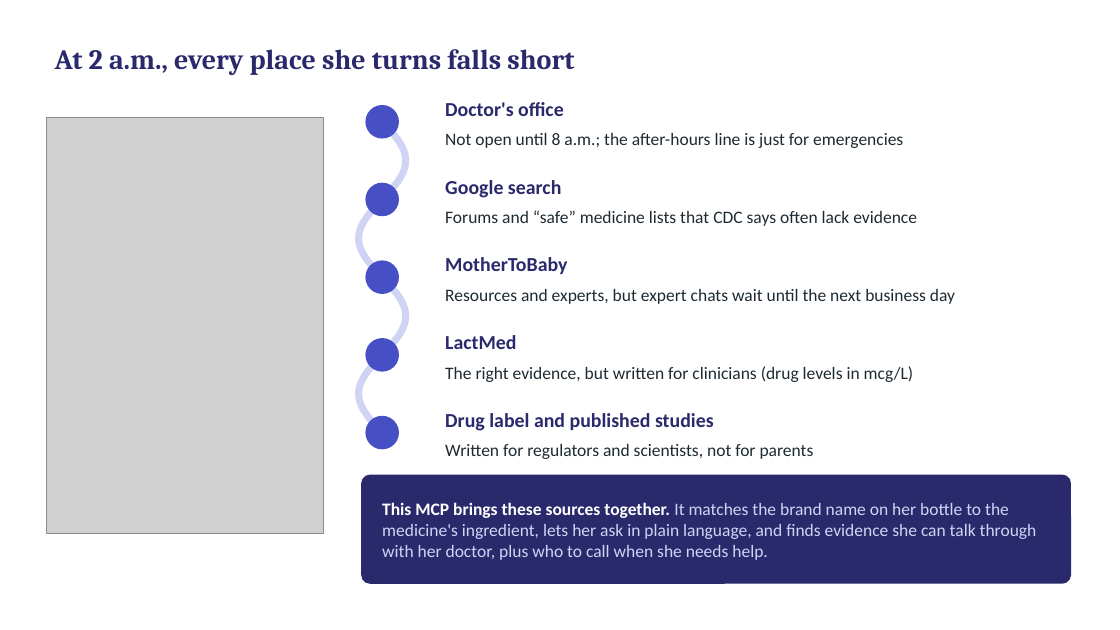
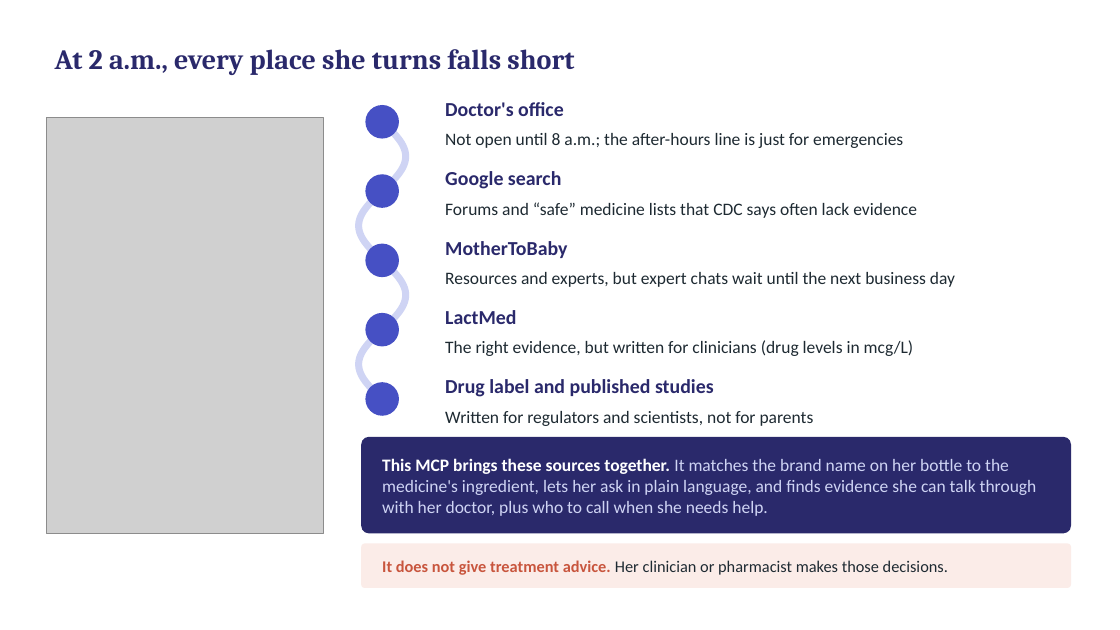
Before and after one commit to gpiat333/Parent-Child-Pharmacology-MCP, a slide deck: slide 3 of presentation/Parent-child Pharmacology MCP — Demo slides.pptx. Drawn at 1120x630 pixels with LibreOffice and Linux fonts; fonts in the diff are those of the drawing; grey boxes stand for pictures. Boxes give left, top, right and bottom in pixels: in the first picture for what was removed or moved away, otherwise in the second. Text is boxed around its words. In the diff, an @@ line names an element or a change of style, - is before the commit and + after.

```diff
--- a/presentation/Parent-child Pharmacology MCP — Demo slides.pptx
+++ b/presentation/Parent-child Pharmacology MCP — Demo slides.pptx
@@ freeform shape: place and size @@
-freeform shape at (359, 122, 406, 433)
+freeform shape at (359, 122, 406, 399)
@@ 2 texts, 1 ellipse: place and size @@
-2 texts, 1 ellipse at (365, 180, 917, 226)
+2 texts, 1 ellipse at (365, 171, 917, 218)
@@ 2 texts, 1 ellipse: place and size @@
-2 texts, 1 ellipse at (365, 257, 955, 304)
+2 texts, 1 ellipse at (365, 241, 955, 287)
@@ 2 texts, 1 ellipse: place and size @@
-2 texts, 1 ellipse at (365, 335, 914, 382)
+2 texts, 1 ellipse at (365, 310, 914, 356)
@@ 2 texts, 1 ellipse: place and size @@
-2 texts, 1 ellipse at (365, 413, 814, 459)
+2 texts, 1 ellipse at (365, 379, 814, 426)
@@ rounded rectangle: place and size @@
-rounded rectangle at (361, 475, 1071, 584)
+rounded rectangle at (361, 437, 1071, 534)
@@ text "This MCP brings these sources ...": place and size @@
-text "This MCP brings these sources ..." at (382, 502, 1037, 560)
+text "This MCP brings these sources ..." at (382, 458, 1037, 516)
@@ rounded rectangle added at (361, 544, 1071, 588), fill #FBECE8 @@
@@ text added at (382, 560, 948, 575), 14 pt, text #1E2A32 @@
+It does not give treatment advice. Her clinician or pharmacist makes those decisions.
```
Also in this commit, not shown: 6 other files.
